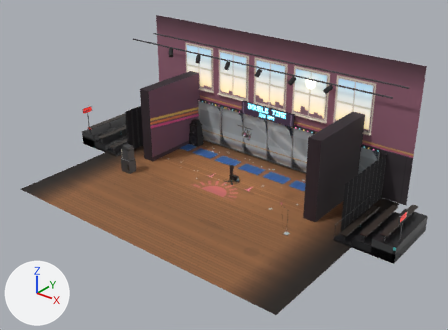
An edit to the glTF model public/assets/stages/burn.glb, drawn before and after from the same camera.
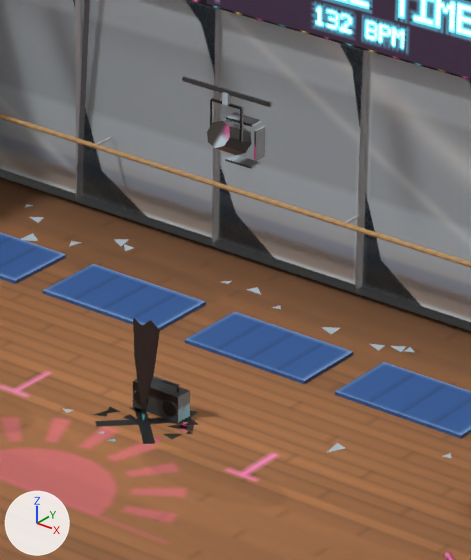
The first picture shows the older version from a 50 mm lens placed at (21.6, -27.7, 18.2), pointed at (1.4, -2.4, 2.5). The close-ups show the older and then the newer version on the part from 46% to 64% of the width and 34% to 62% of the height of that picture. Only the edits that show in the close-ups are written down. Arrows for +X, +Y and +Z are at lower left; the lights stay in place. Where no turn or scale is listed for an object, it has been applied to the vertices. Vertices at exactly the same position are counted once.

In view in the first close-up: 'fg_top', 'fx_mark', 'fx_shard', 'fx_shatter', 'prop_boombox', 'seg_burnout', 'seg_double', 'set', 'shake_mirrors' and 1 more.
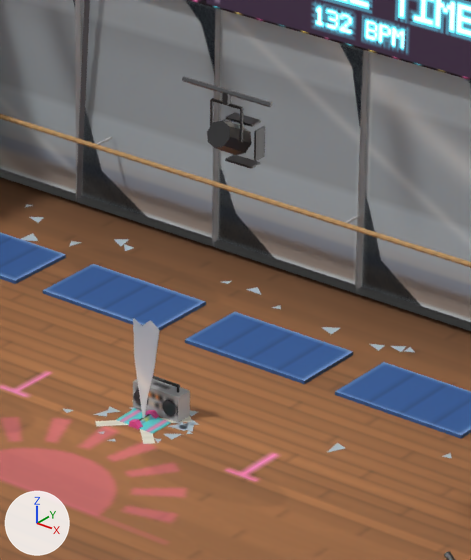
Where the change shows, as pixel boxes (x1, y1, x2, y2) in the close-ups (471 x 560 px):
'clutter_towel', added: after (116, 408, 171, 434)
'clutter_dumbbell', added: after (128, 410, 159, 429)
'clutter_bottle', added (mostly hidden): after (139, 414, 153, 424)
part 1 of me_fg_top, surface changed: (182, 76, 273, 169) in both
part 2 of me_fx_mark, surface changed: (95, 400, 192, 444) in both
part 3 of me_fx_shard, surface changed (black to grey): (133, 318, 160, 418) in both
part 4 of me_fx_shatter, surface changed: (94, 406, 199, 443) in both
part 5 of me_prop_boombox, surface changed (black to grey): (133, 375, 190, 423) in both

The edits, one by one:
me_fg_top has 90 vertices, 140 faces and spans x -0.5..0.5, y -0.181..0.33, z -0.79..0.022.
me_fg_top is used by ob_fg_top; location (2.5, -2.0, 5.0).
me_fg_top part 1: texture (UV) coordinates of 140 of 140 faces, centred in x -0.5..0.5, y -0.169..0.33, z -0.79..0.021, changed; they spanned u 0.03..0.97, v 0.05..0.99 and now span u 0.01..0.98, v 0.53..0.99.
me_fx_mark has 8 vertices, 4 faces and spans x -0.396..0.396, y -0.396..0.396, z 0.003..0.004.
me_fx_mark is used by ob_fx_mark; location (0.0, 0.0, 0.0).
me_fx_mark part 2: texture (UV) coordinates of 4 of 4 faces, centred in x -0.132..0.132, y -0.132..0.132, z 0.003..0.004, changed; they spanned u 0.82..0.86, v 0.52..0.55 and now span u 0.51..0.54, v 0.81..0.85.
me_fx_shard has 18 vertices, 14 faces and spans x -0.14..0.2, y -0.006..0.006, z 0.0..1.2.
me_fx_shard is used by ob_fx_shard; location (0.0, 0.0, 0.0).
me_fx_shard part 3: texture (UV) coordinates of 14 of 14 faces, centred in x -0.103..0.13, y -0.006..0.006, z 0.217..1.14, changed; they spanned u 0.82..0.87, v 0.38..0.43 and now span u 0.38..0.43, v 0.81..0.86.
me_fx_shatter has 54 vertices, 18 faces and spans x -0.507..0.566, y -0.576..0.586, z 0.003.
me_fx_shatter is used by ob_fx_shatter; location (0.0, 0.0, 0.0).
me_fx_shatter part 4: texture (UV) coordinates of 18 of 18 faces, centred in x -0.443..0.524, y -0.533..0.535, z 0.003, changed; they spanned u 0.01..0.95, v 0.59..0.97 and now span u 0.16..0.96, v 0.13..0.97.
me_prop_boombox has 92 vertices, 160 faces and spans x -0.3..0.3, y -0.112..0.1, z 0.0..0.386.
me_prop_boombox is used by ob_prop_boombox; location (0.0, 0.3, 0.0).
me_prop_boombox part 5: texture (UV) coordinates of 160 of 160 faces, centred in x -0.3..0.3, y -0.112..0.1, z 0.0..0.385, changed; they spanned u 0.01..0.97, v 0.01..0.99 and now span u 0.14..0.96, v 0.01..0.99.
Mesh me_clutter_towel is new.
It has 10 vertices, 16 faces and spans x -0.25..0.25, y -0.16..0.16, z -0.02..0.019.
It uses material mat_props.
Mesh me_clutter_dumbbell is new.
It consists of an 8-sided cylinder along y spanning x -0.024..0.024, y -0.12..0.12, z -0.024..0.024; a 6-sided cut cone along y (radius 0.08 at the low end, 0.075 at the high end) spanning x -0.077..0.077, y 0.11..0.17, z -0.077..0.077; a 6-sided cut cone along y (radius 0.075 at the low end, 0.08 at the high end) spanning x -0.077..0.077, y -0.17..-0.11, z -0.077..0.077.
It uses material mat_props.
Mesh me_clutter_bottle is new.
It has 46 vertices, 100 faces and spans x -0.043..0.043, y -0.13..0.13, z -0.043..0.043.
It uses material mat_props.
Object 'clutter_towel' (ob_clutter_towel) is new; it shows me_clutter_towel.
Its location is (0.0, 0.0, 0.0).
Object 'clutter_dumbbell' (ob_clutter_dumbbell) is new; it shows me_clutter_dumbbell.
Its location is (0.0, 0.0, 0.0).
Object 'clutter_bottle' (ob_clutter_bottle) is new; it shows me_clutter_bottle.
Its location is (0.0, 0.0, 0.0).
